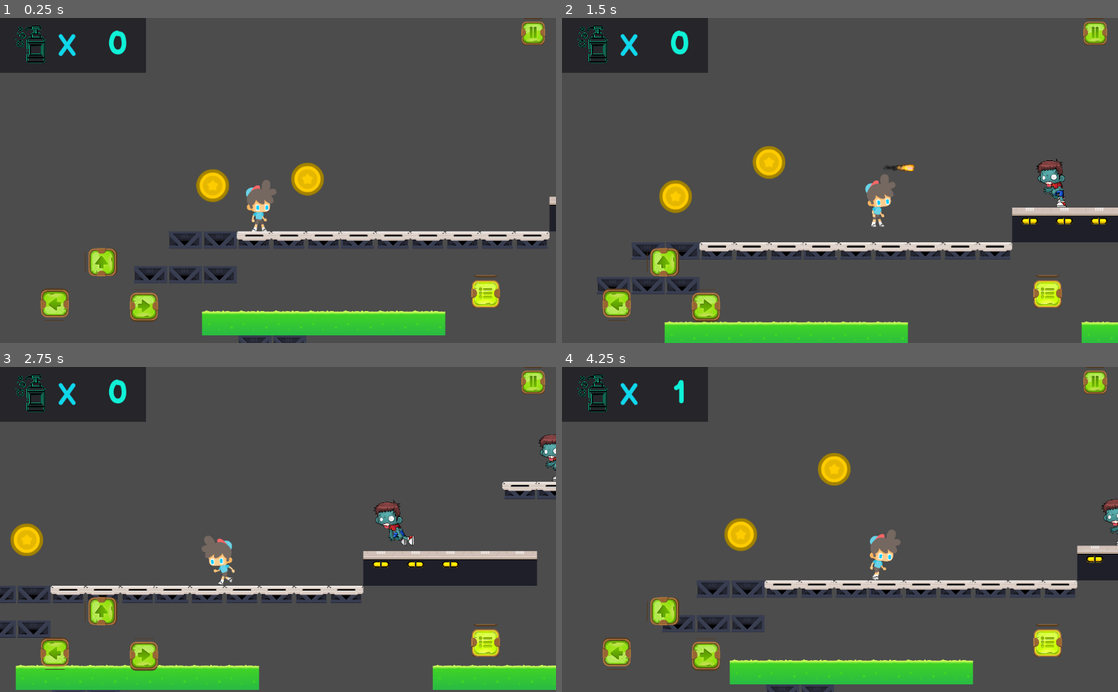
Above: before the commit, frames 1-4 (two rows, left to right).
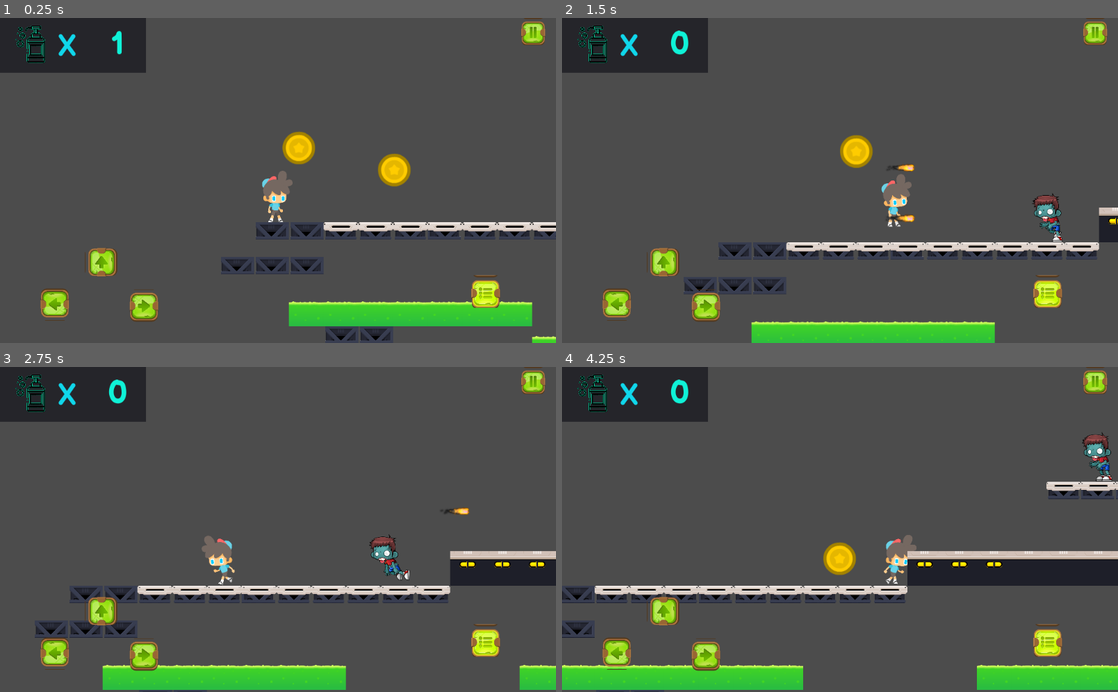
Above: after the commit, the same moments.

Repository: Sarath191181208/Covid-19
Game: Godot game, scene res://scenes/leve1.tscn
The game is run twice, just before and just after one commit, with the same random seed, the same clock (stepped at 60 frames per second) and the same inputs. The project has no main scene, so this scene is started directly.
Inputs:
- Up to frame 1 (0.25 s): no input
- Up to frame 2 (1.5 s): hold D (right) from 0.53 s (still down); tap Shift (fire) at 0.6, 1.35 s; tap Up (jump) at 0.77 s
- Up to frame 3 (2.75 s): tap Up (jump) at 1.52 s; release D (right) at 2.03 s; hold A (left) from 2.03 s (still down); tap Shift (fire) at 2.1 s
- Up to frame 4 (4.25 s): release A (left) at 2.78 s; hold D (right) from 2.78 s (still down); tap Shift (fire) at 2.85, 3.6 s; tap Up (jump) at 3.02, 3.77 s

The runs differ from the first frame. In frame 1, 12% of the frame differs, in the area x 19-100%, y 3-100%; in frame 2, 10%; in frame 3, 11%; in frame 4, 18%, in the area x 0-100%, y 3-100%.

Commit message:
minor fixes and changes

Diff:
--- a/scenes/attack.tscn
+++ b/scenes/attack.tscn
@@ -17,7 +17,7 @@
 [node name="Sprite" type="AnimatedSprite" parent="."]
 frames = ExtResource( 1 )
 animation = "fire"
-frame = 2
+frame = 5
 playing = true
 
 [node name="VisibilityNotifier2D" type="VisibilityNotifier2D" parent="."]
--- a/scenes/coin.tscn
+++ b/scenes/coin.tscn
@@ -2,9 +2,6 @@
 
 [ext_resource path="res://Assets/HUD/coin_gold.png" type="Texture" id=1]
 [ext_resource path="res://scripts/coin.gd" type="Script" id=2]
-
-
-
 
 [sub_resource type="CircleShape2D" id=1]
 radius = 34.6347
--- a/scenes/enemy.tscn
+++ b/scenes/enemy.tscn
@@ -18,7 +18,7 @@
 scale = Vector2( 0.2, 0.2 )
 frames = ExtResource( 1 )
 animation = "idle"
-frame = 2
+frame = 9
 playing = true
 flip_h = true
 
@@ -29,7 +29,7 @@
 [node name="detecting_range" type="Area2D" parent="."]
 modulate = Color( 0.87451, 0.0117647, 0.658824, 1 )
 self_modulate = Color( 0.258824, 0.835294, 0.141176, 1 )
-collision_layer = 2
+collision_layer = 0
 
 [node name="CollisionShape2D" type="CollisionShape2D" parent="detecting_range"]
 modulate = Color( 0.0649147, 0.929688, 0.0581055, 1 )
--- a/scenes/leve1.tscn
+++ b/scenes/leve1.tscn
@@ -16,7 +16,7 @@
 [node name="leve1" type="Node2D"]
 
 [node name="player" parent="." instance=ExtResource( 2 )]
-position = Vector2( 670.14, 352.05 )
+position = Vector2( 510.36, 368.869 )
 
 [node name="TileMap" type="TileMap" parent="."]
 position = Vector2( 466, 254 )
@@ -26,7 +26,7 @@
 collision_layer = 8
 collision_mask = 5
 format = 1
-tile_data = PoolIntArray( -65518, 5, 0, 15, 0, 0, 16, 1, 0, 17, 1, 0, 18, 1, 0, 131083, 3, 0, 131084, 3, 0, 131085, 3, 0, 131086, 4, 0, 131087, 4, 0, 196608, 7, 0, 196609, 7, 0, 1966 …(444 unchanged characters)…
+tile_data = PoolIntArray( -65518, 5, 0, 15, 0, 0, 16, 1, 0, 17, 1, 0, 18, 1, 0, 19, 0, 0, 131083, 3, 0, 131084, 3, 0, 131085, 3, 0, 131086, 4, 0, 131087, 4, 0, 131088, 4, 0, 131089, 4, 0, 196608, 7, 0, 196609, 7, 0, 1966 …(444 unchanged characters)…
 
 [node name="Area2D" type="Area2D" parent="."]
 position = Vector2( -40, 405 )
@@ -49,7 +49,7 @@
 position = Vector2( 368.314, -11.9582 )
 
 [node name="enemy" parent="." instance=ExtResource( 3 )]
-position = Vector2( 1242.5, 314.84 )
+position = Vector2( 1078.52, 377.911 )
 
 [node name="death_range" type="Area2D" parent="enemy"]
 modulate = Color( 0.768627, 0.894118, 0.054902, 0.647059 )
--- a/scenes/player.tscn
+++ b/scenes/player.tscn
@@ -22,10 +22,10 @@
 font_data = ExtResource( 4 )
 
 [sub_resource type="RectangleShape2D" id=3]
-extents = Vector2( 10, 41.6507 )
+extents = Vector2( 25.3344, 41.6507 )
 
 [node name="player" type="KinematicBody2D"]
-collision_mask = 30
+collision_mask = 16
 script = ExtResource( 2 )
 
 [node name="Camera2D" type="Camera2D" parent="."]
@@ -129,7 +129,7 @@
 scale = Vector2( 0.199, 0.2 )
 frames = ExtResource( 1 )
 animation = "Idle"
-frame = 12
+frame = 7
 playing = true
 
 [node name="CollisionShape2D" type="CollisionShape2D" parent="."]
@@ -172,3 +172,11 @@
 position = Vector2( 304, -128 )
 normal = ExtResource( 9 )
 action = "restart"
+
+[node name="Area2D" type="Area2D" parent="."]
+collision_layer = 0
+collision_mask = 8
+
+[node name="CollisionShape2D2" type="CollisionShape2D" parent="Area2D"]
+position = Vector2( -4, 2 )
+shape = SubResource( 3 )
--- a/scripts/enemy.gd
+++ b/scripts/enemy.gd
@@ -5,6 +5,7 @@
 var move = Vector2.ZERO
 # sprite is facing left so direction = -ve
 var direction = -1
+var gotShot = false
 const GRAVITY = 20
 
 const LOOT = preload("res://scenes/coin.tscn")
@@ -43,29 +44,40 @@
 		if player != null :
 			$AnimatedSprite.play("idle")
 	move = move_and_collide(move)
-func _on_detecting_range_body_entered(body):
-	if body != self :
-		player = body
 
 func got_shot():
 	if player != null :
 		player = null
-
+	turnoff()
 	$AnimatedSprite.play("dead")
 # warning-ignore:return_value_discarded
 	$timer.connect("timeout", self, "queue_free")
+	gotShot = true
 	$timer.set_wait_time(2)
 	$timer.start()
 	timer.set_wait_time(2)
 	timer.start()
 
+func turnoff():
+	$death_range.set_collision_layer_bit(1,false)
+	$death_range.set_collision_mask_bit(0,false)
+	set_collision_layer_bit(3,false)
+	$detecting_range.queue_free()
+	$detecting_range/CollisionShape2D.queue_free()
+	$AnimatedSprite.play("dead")
+# warning-ignore:unused_argument
 
-# warning-ignore:unused_argument
+func _on_detecting_range_body_entered(body):
+	if body != self :
+		player = body
+
+
 func _on_detecting_range_body_exited(body) :
 	player = null
-	$AnimatedSprite.play("idle")
-
-
+	if gotShot == false :
+		$AnimatedSprite.play("idle")
+	else:
+		$AnimatedSprite.play("dead")
 
 func _on_timer2_timeout():
 	var loot = LOOT.instance()
--- a/scripts/player.gd
+++ b/scripts/player.gd
@@ -18,7 +18,7 @@
 	if $AnimatedSprite.flip_h == true :
 		$AnimatedSprite.position.x = -30
 	else :
-		$AnimatedSprite.position.x = 0
+		$AnimatedSprite.position.x = 30
 #checking the player input and playing animations
 	if Input.is_action_pressed("right"):
 		velocity.x = speed
